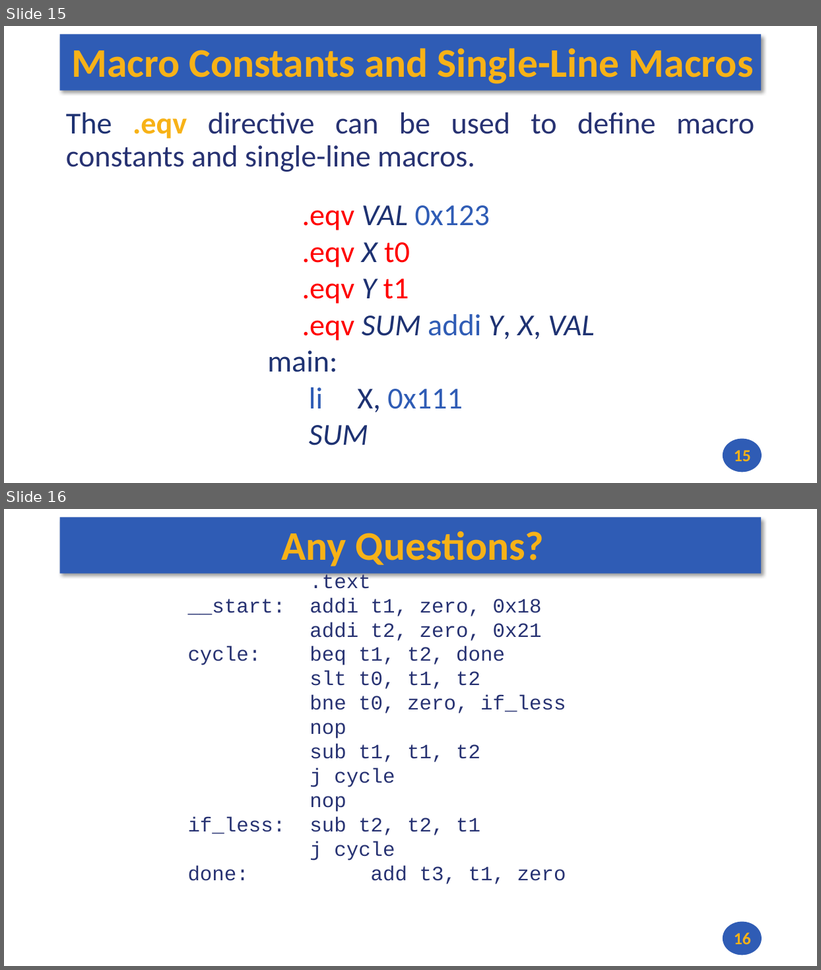
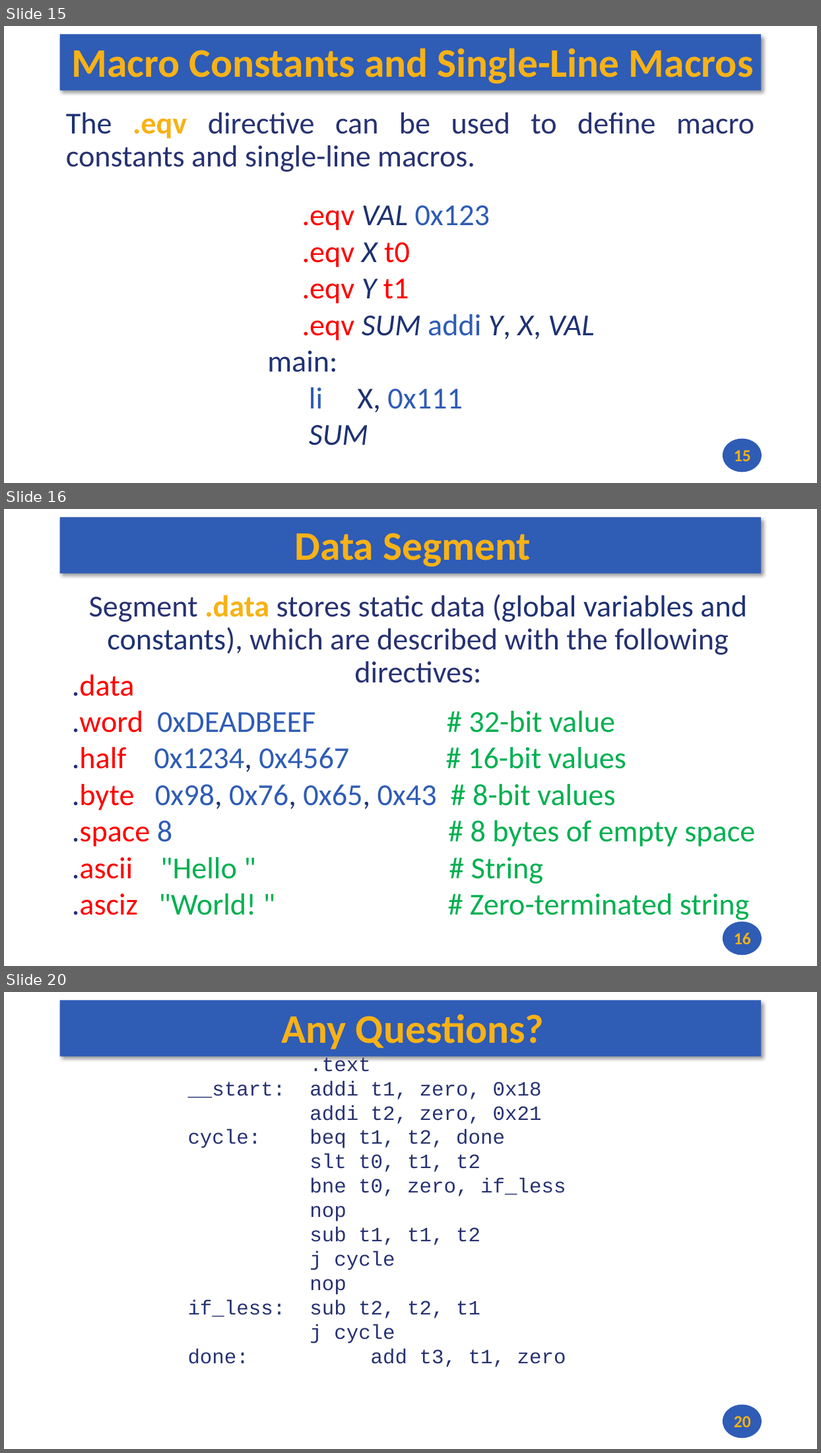
Before and after one commit to andrewt0301/hse-acos-course, a slide deck: docs/part1ca/05_MacrosBranchesArrays/CA_Lecture_05.pptx. Shown one above the other, each under a label of ours: slides 15 and 16 before the commit, slides 15, 16 and 20 after it; the slides between them are not shown. The pictures are 821x970 and 821x1453 pixels, drawn with LibreOffice and Linux fonts; fonts in the diff are those of the drawing. Boxes give left, top, right and bottom in pixels: in the first picture for what was removed or moved away, otherwise in the second. Text is boxed around its words. In the diff, an @@ line names an element or a change of style, - is before the commit and + after.

```diff
--- a/docs/part1ca/05_MacrosBranchesArrays/CA_Lecture_05.pptx
+++ b/docs/part1ca/05_MacrosBranchesArrays/CA_Lecture_05.pptx
@@ slide 16 added at box(4, 509, 817, 966), background #FFFFFF; not listed: 2 template elements that a slide beside it also shows @@
@@ title added at box(295, 533, 531, 567), 48 pt, text #F7B217, bold @@
+Data Segment
@@ text added at box(89, 594, 747, 683), 36 pt, text #273272 @@
+Segment .data stores static data (global variables and constants), which are described with the following directives:
@@ text added at box(72, 675, 755, 923), 36 pt, text #00B050 @@
+.data
+.word 0xDEADBEEF # 32-bit value
+.half 0x1234, 0x4567 # 16-bit values
+.byte 0x98, 0x76, 0x65, 0x43 # 8-bit values
+.space 8 # 8 bytes of empty space
+.ascii "Hello " # String
+.asciz "World! " # Zero-terminated string
@@ page number added at box(734, 933, 751, 945), 20 pt, text #F7B217, bold @@
+16
@@ what was slide 16 is now slide 20 @@
@@ page number at box(734, 1416, 751, 1428): text changed @@
-16
+20
```
Also in this commit, not shown: 3 other slides added, 3 other files.
